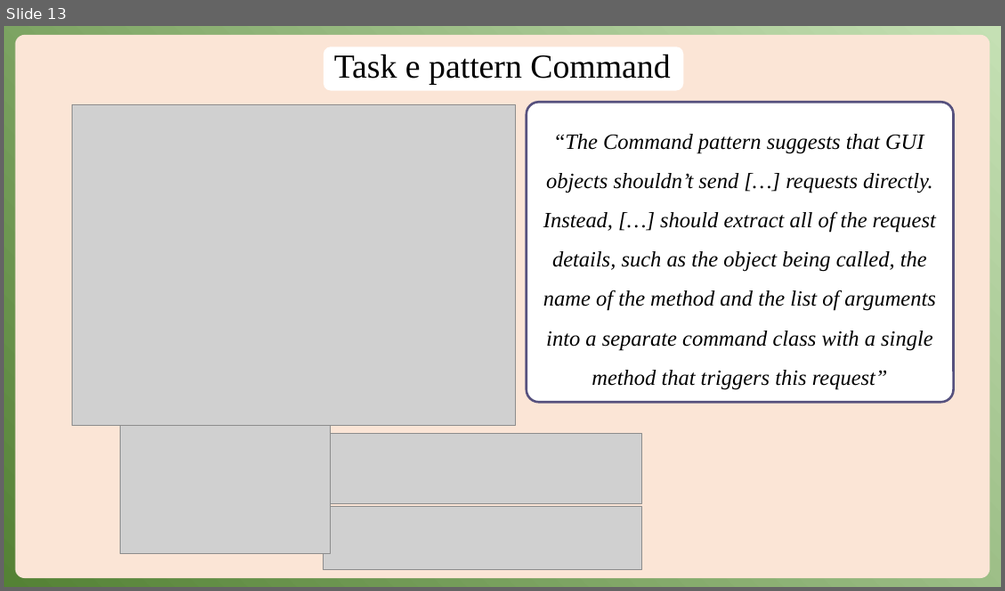
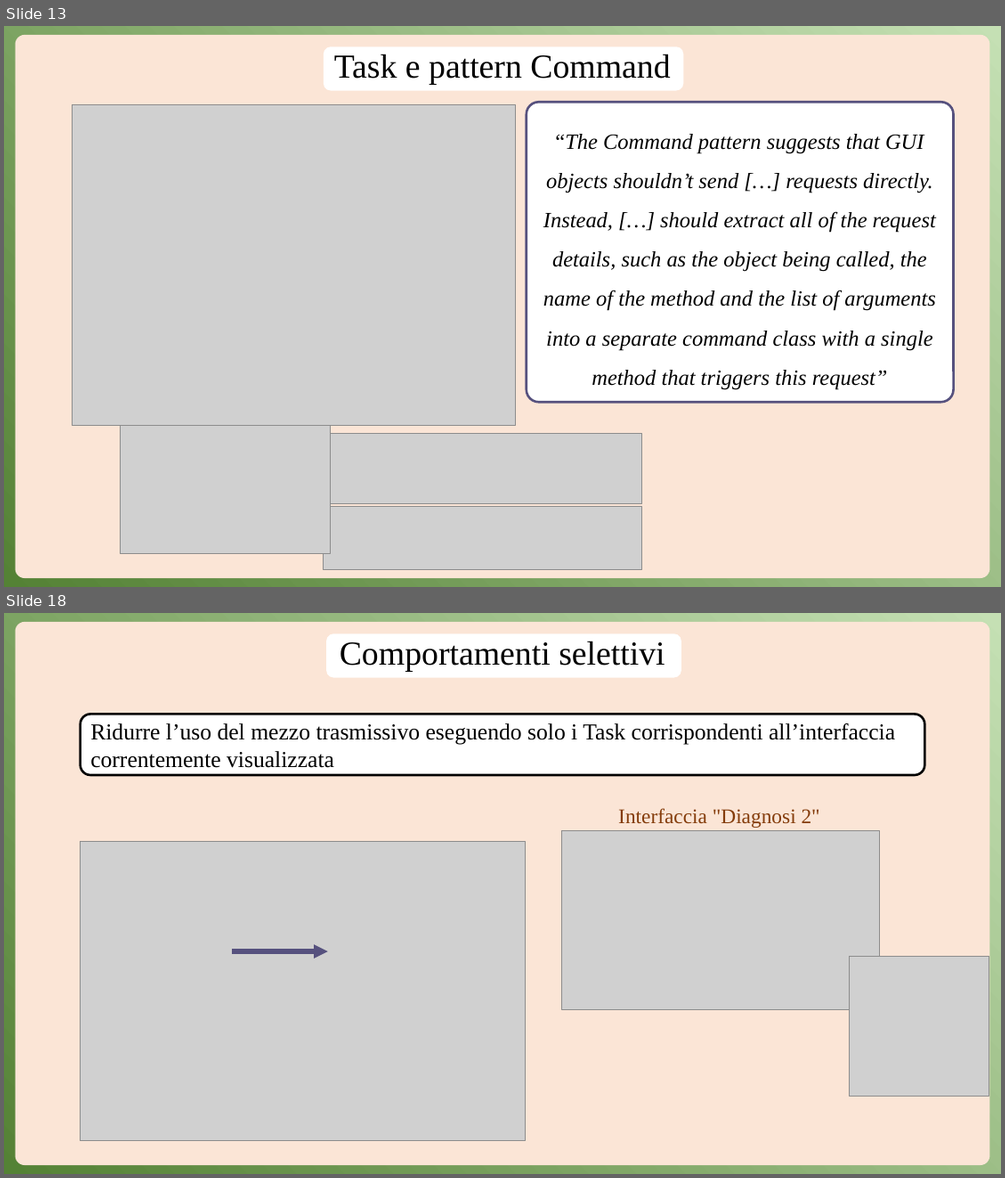
Before and after one commit to Anrighe/Tesi-Laurea-Triennale-Informatica-Unimore, a slide deck: Presentazione_Tesi_Triennale_Informatica_Unimore_2022_2023_Enrico_Marras_152336.pptx. Shown one above the other, each under a label of ours: slide 13 before the commit, slides 13 and 18 after it; the slides between them are not shown. The pictures are 1005x591 and 1005x1178 pixels, drawn with LibreOffice and Linux fonts; fonts in the diff are those of the drawing; grey boxes stand for pictures. Boxes give left, top, right and bottom in pixels: in the first picture for what was removed or moved away, otherwise in the second. Text is boxed around its words. In the diff, an @@ line names an element or a change of style, - is before the commit and + after.

```diff
--- a/Presentazione_Tesi_Triennale_Informatica_Unimore_2022_2023_Enrico_Marras_152336.pptx
+++ b/Presentazione_Tesi_Triennale_Informatica_Unimore_2022_2023_Enrico_Marras_152336.pptx
@@ slide 18 added at box(4, 613, 1001, 1174), background gradient #C5E0B4 to #548235 @@
@@ rounded rectangle added at box(16, 622, 990, 1165), fill #FBE5D6 @@
@@ rounded rectangle added at box(326, 634, 681, 678), fill #FFFFFF @@
@@ title added at box(340, 641, 664, 671), 32.4 pt, text #000000 @@
+Comportamenti selettivi
@@ rounded rectangle added at box(81, 714, 924, 775), fill #FFFFFF, outline #000000 2.25 pt, 22 pt, text #000000 @@
+Ridurre l’uso del mezzo trasmissivo eseguendo solo i Task corrispondenti all’interfaccia correntemente visualizzata
@@ text added at box(618, 808, 820, 827), 20 pt, text #843C0B @@
+Interfaccia "Diagnosi 2"
@@ picture added at box(81, 841, 526, 1140) @@
@@ picture added at box(562, 831, 880, 1009) @@
@@ arrow added from (232, 951) to (328, 951), #56517E 4.5 pt @@
@@ picture added at box(849, 957, 989, 1096) @@
```
Also in this commit, not shown: 16 slides changed, 3 other slides added, 1 slide removed.
